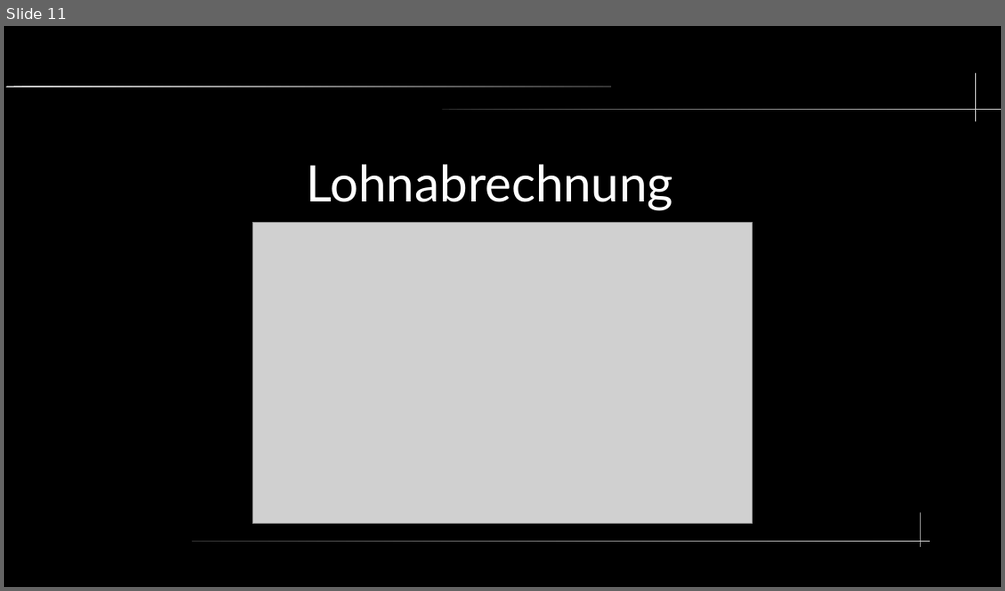
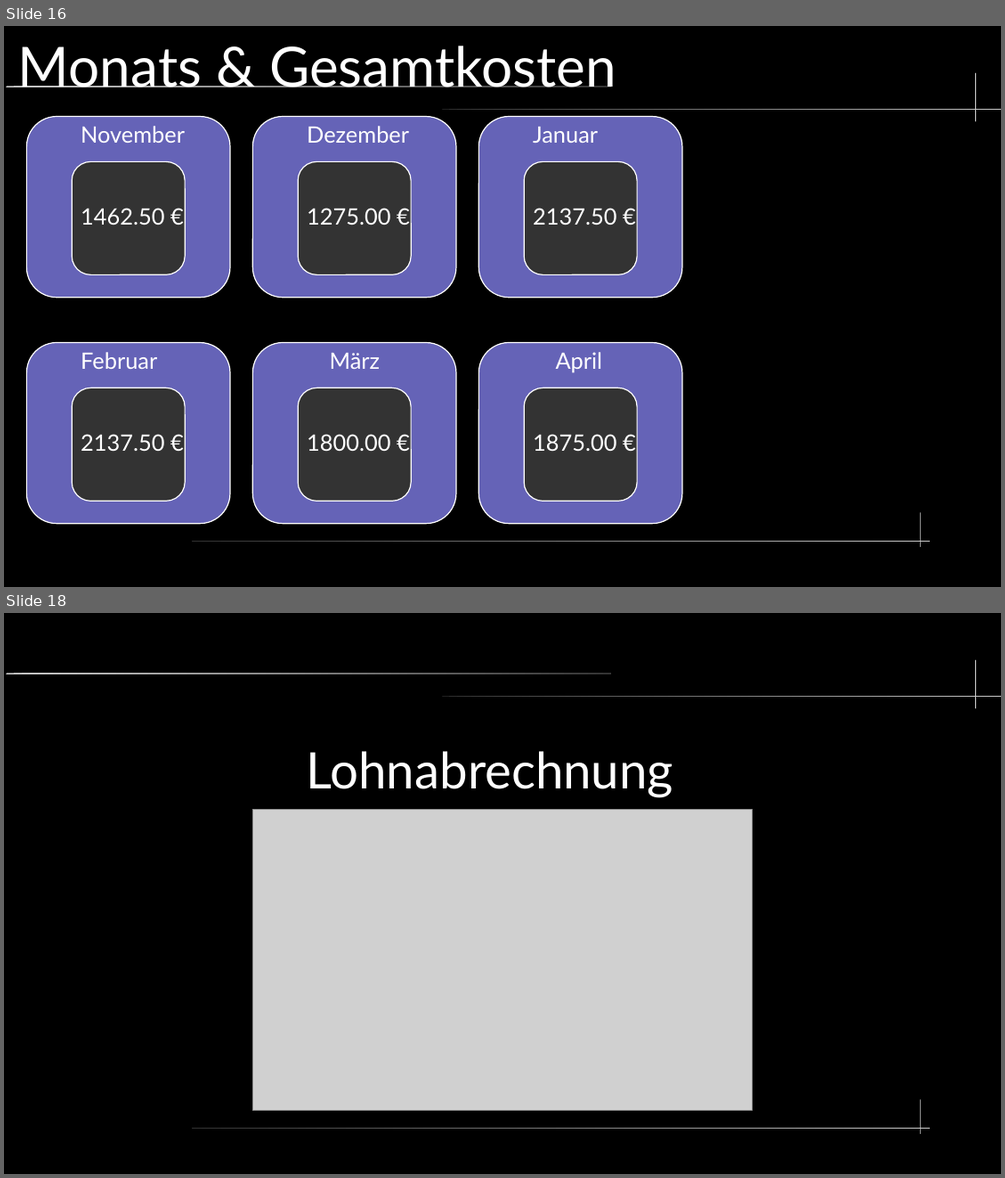
Before and after one commit to hyperbel/MatheProjekt22_23, a slide deck: Doc/Präsi/Präsentation.odp. Shown one above the other, each under a label of ours: slide 11 before the commit, slides 16 and 18 after it; the slides between them are not shown. The pictures are 1005x591 and 1005x1178 pixels, drawn with LibreOffice and Linux fonts; fonts in the diff are those of the drawing; grey boxes stand for pictures. Boxes give left, top, right and bottom in pixels: in the first picture for what was removed or moved away, otherwise in the second. Text is boxed around its words. In the diff, an @@ line names an element or a change of style, - is before the commit and + after.

```diff
--- a/Doc/Präsi/Präsentation.odp
+++ b/Doc/Präsi/Präsentation.odp
@@ slide 16 added at (4, 26, 1001, 587), background #000000; not listed: 5 template elements that a slide beside it also shows @@
@@ title added at (18, 46, 616, 87), 44 pt, text #FFFFFF @@
+Monats & Gesamtkosten
@@ rounded rectangle added at (26, 117, 230, 297), fill #6563B7, outline #FFFFFF 0.85 pt @@
@@ text added at (81, 126, 185, 143), 18 pt, text #FFFFFF @@
+November
@@ rounded rectangle added at (252, 117, 456, 297), fill #6563B7, outline #FFFFFF 0.85 pt @@
@@ text added at (307, 126, 409, 143), 18 pt, text #FFFFFF @@
+Dezember
@@ rounded rectangle added at (479, 117, 682, 297), fill #6563B7, outline #FFFFFF 0.85 pt @@
@@ text added at (533, 127, 598, 143), 18 pt, text #FFFFFF @@
+Januar
@@ rounded rectangle added at (72, 161, 185, 274), fill #333333, outline #FFFFFF 0.85 pt @@
@@ rounded rectangle added at (298, 161, 411, 274), fill #333333, outline #FFFFFF 0.85 pt @@
@@ rounded rectangle added at (524, 161, 637, 274), fill #333333, outline #FFFFFF 0.85 pt @@
@@ text added at (81, 208, 164, 224), 18 pt, text #FFFFFF @@
+1462.50 €
@@ text added at (307, 208, 390, 224), 18 pt, text #FFFFFF @@
+1275.00 €
@@ text added at (533, 208, 616, 224), 18 pt, text #FFFFFF @@
+2137.50 €
@@ rounded rectangle added at (26, 343, 230, 524), fill #6563B7, outline #FFFFFF 0.85 pt @@
@@ rounded rectangle added at (252, 343, 456, 524), fill #6563B7, outline #FFFFFF 0.85 pt @@
@@ rounded rectangle added at (479, 343, 682, 524), fill #6563B7, outline #FFFFFF 0.85 pt @@
@@ text added at (81, 352, 157, 369), 18 pt, text #FFFFFF @@
+Februar
@@ text added at (330, 353, 380, 369), 18 pt, text #FFFFFF @@
+März
@@ text added at (556, 352, 603, 373), 18 pt, text #FFFFFF @@
+April
@@ rounded rectangle added at (72, 388, 185, 501), fill #333333, outline #FFFFFF 0.85 pt @@
@@ rounded rectangle added at (298, 388, 411, 501), fill #333333, outline #FFFFFF 0.85 pt @@
@@ rounded rectangle added at (524, 388, 637, 501), fill #333333, outline #FFFFFF 0.85 pt @@
@@ text added at (81, 434, 164, 451), 18 pt, text #FFFFFF @@
+2137.50 €
@@ text added at (307, 434, 390, 451), 18 pt, text #FFFFFF @@
+1800.00 €
@@ text added at (533, 434, 616, 451), 18 pt, text #FFFFFF @@
+1875.00 €
@@ what was slide 11 is now slide 18 @@
```
Also in this commit, not shown: 12 slides changed, 12 other slides added, 2 slides removed.
